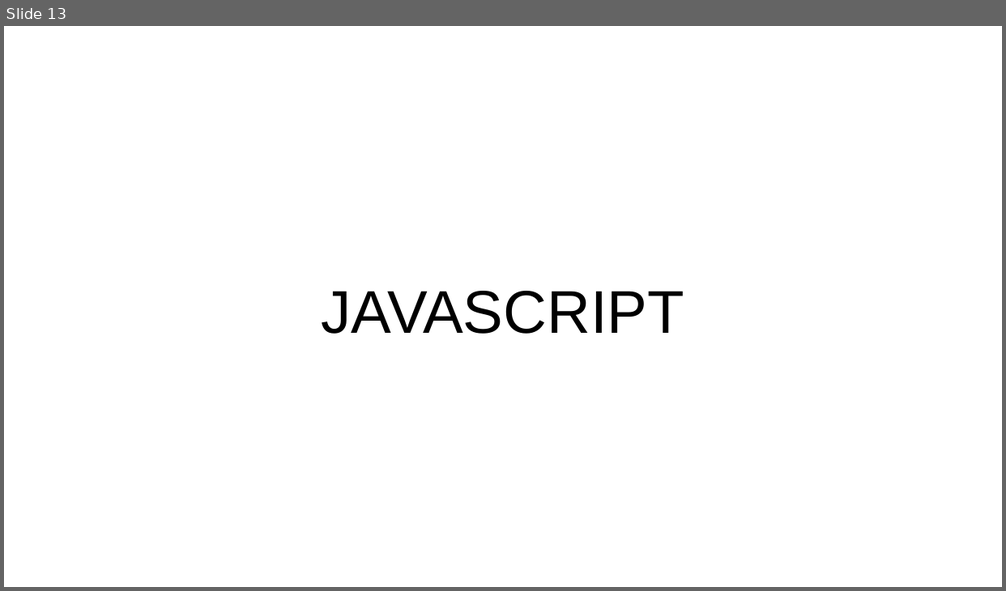
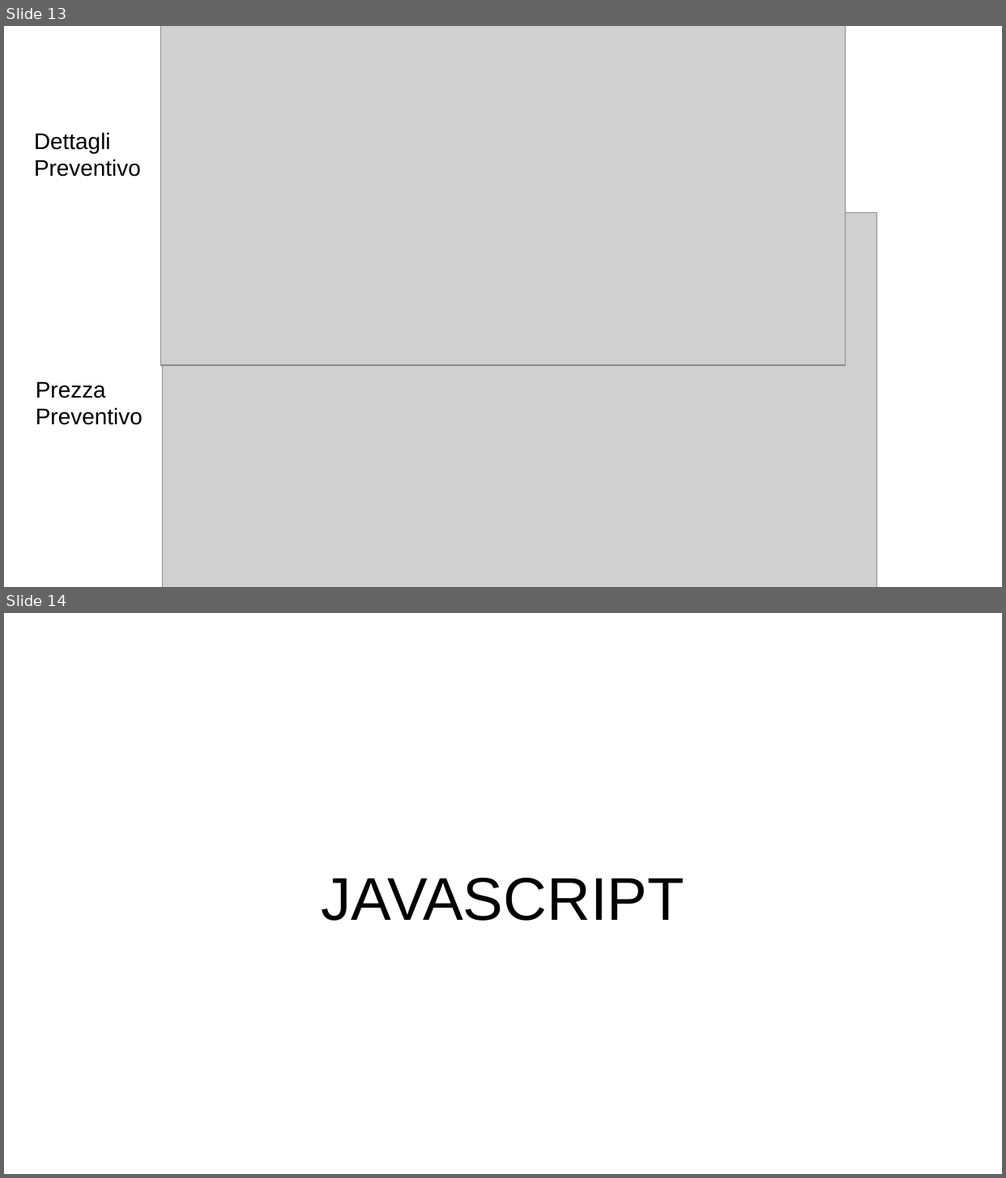
Before and after one commit to jonnysciar/TIW_Project, a slide deck: doc/documentazione.odp. Shown one above the other, each under a label of ours: slide 13 before the commit, slides 13 and 14 after it. The pictures are 1006x591 and 1006x1178 pixels, drawn with LibreOffice and Linux fonts; fonts in the diff are those of the drawing; grey boxes stand for pictures. Boxes give left, top, right and bottom in pixels: in the first picture for what was removed or moved away, otherwise in the second. Text is boxed around its words. In the diff, an @@ line names an element or a change of style, - is before the commit and + after.

```diff
--- a/doc/documentazione.odp
+++ b/doc/documentazione.odp
@@ slide 13 added at (4,26,1002,587), background #FFFFFF @@
@@ picture added at (160,26,846,365) @@
@@ text added at (34,132,141,177), 18 pt, text #000000 @@
+Dettagli Preventivo
@@ picture added at (163,212,877,587) @@
@@ text added at (36,382,143,425), 18 pt, text #000000 @@
+Prezza Preventivo
@@ what was slide 13 is now slide 14 @@
```
Also in this commit, not shown: 5 other slides added, 1 slide removed, 7 other files.
